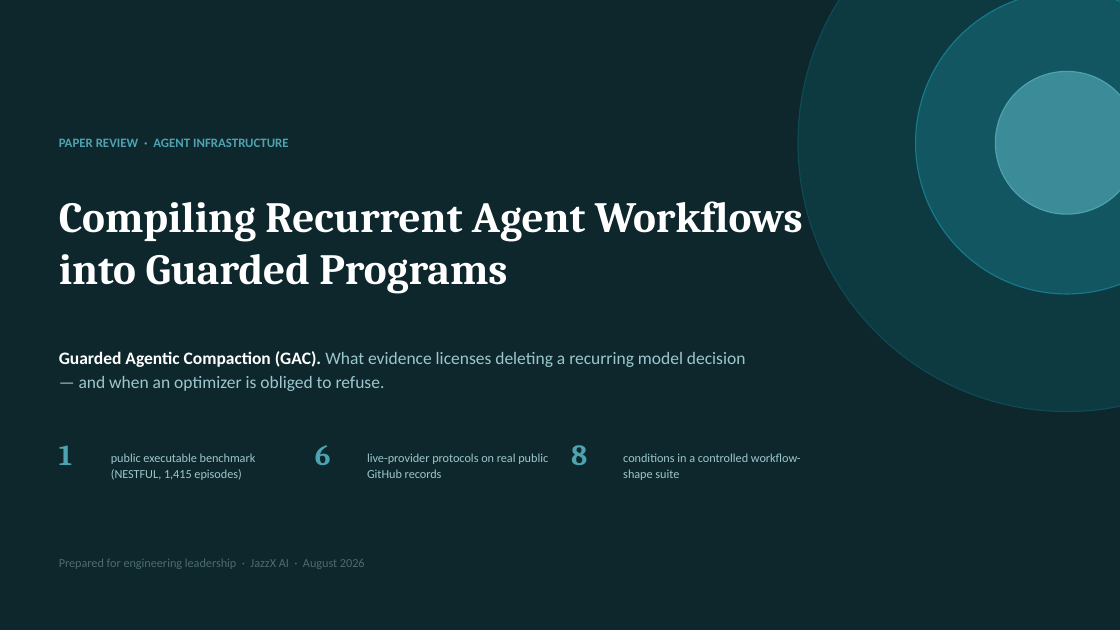
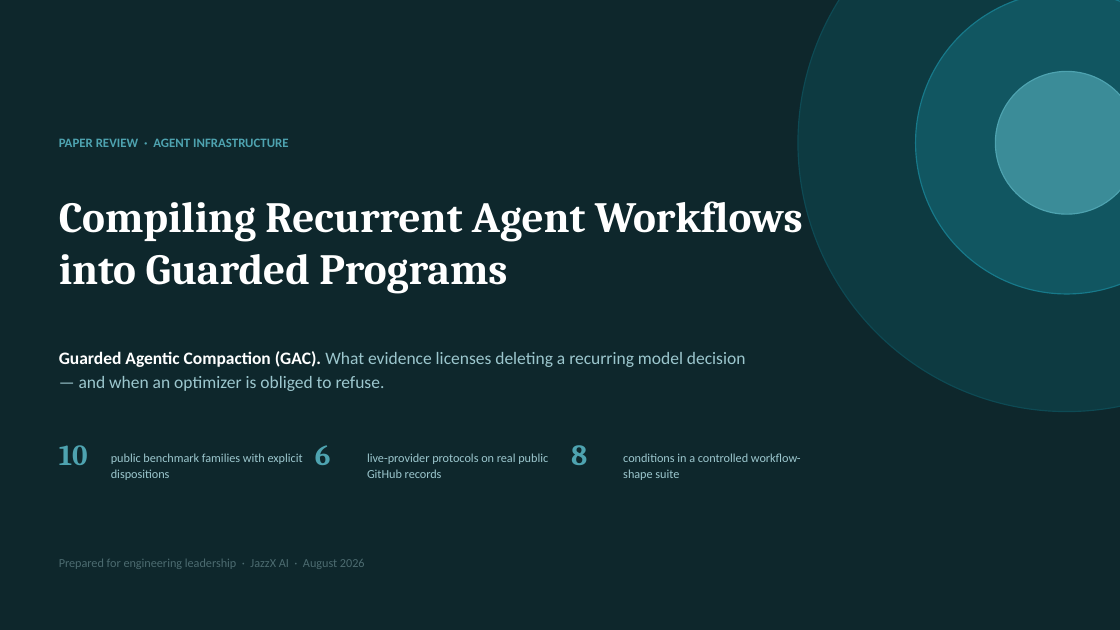
Before and after one commit to rrahimi-uci/guarded-agentic-compaction, a slide deck: slide 1 of paper/slides/compiling-recurrent-agent-workflows-into-guarded-programs-detailed.pptx. Drawn at 1120x630 pixels with LibreOffice and Linux fonts; fonts in the diff are those of the drawing. Boxes give left, top, right and bottom in pixels: in the first picture for what was removed or moved away, otherwise in the second. Text is boxed around its words. In the diff, an @@ line names an element or a change of style, - is before the commit and + after.

Commit message:
feat: integrate all-source agent benchmarks

```diff
--- a/paper/slides/compiling-recurrent-agent-workflows-into-guarded-programs-detailed.pptx
+++ b/paper/slides/compiling-recurrent-agent-workflows-into-guarded-programs-detailed.pptx
@@ text at (59,445,88,465): text changed @@
-1
+10
@@ text at (111,453,303,480): text changed @@
-public executable benchmark (NESTFUL, 1,415 episodes)
+public benchmark families with explicit dispositions
```
Also in this commit, not shown: 8 other slides changed, 1 slide added, 50 other files.
